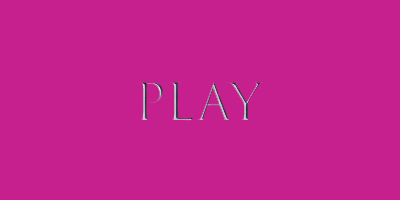
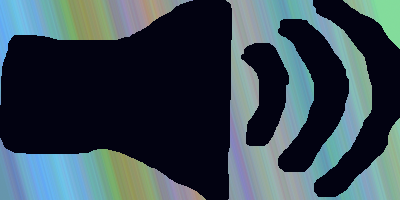
The second 400 × 200 image is a revision of the first. Changes to its layers:
removed layer "PLAY" over box(0, 0, 400, 200)
added layer "sound icon" above "background" over box(0, 0, 400, 200)
added layer "background" over box(0, 0, 400, 200)
